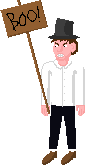
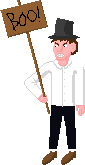
The second 85px x 165px image is a revision of the first. Changes to its layers:
added layer "hand-above" above "Clipboard" over [38, 94, 48, 103]
added layer "Clipboard" above "applicant copy" over [24, 65, 50, 114]
painted on "applicant copy" over [24, 65, 52, 116]
